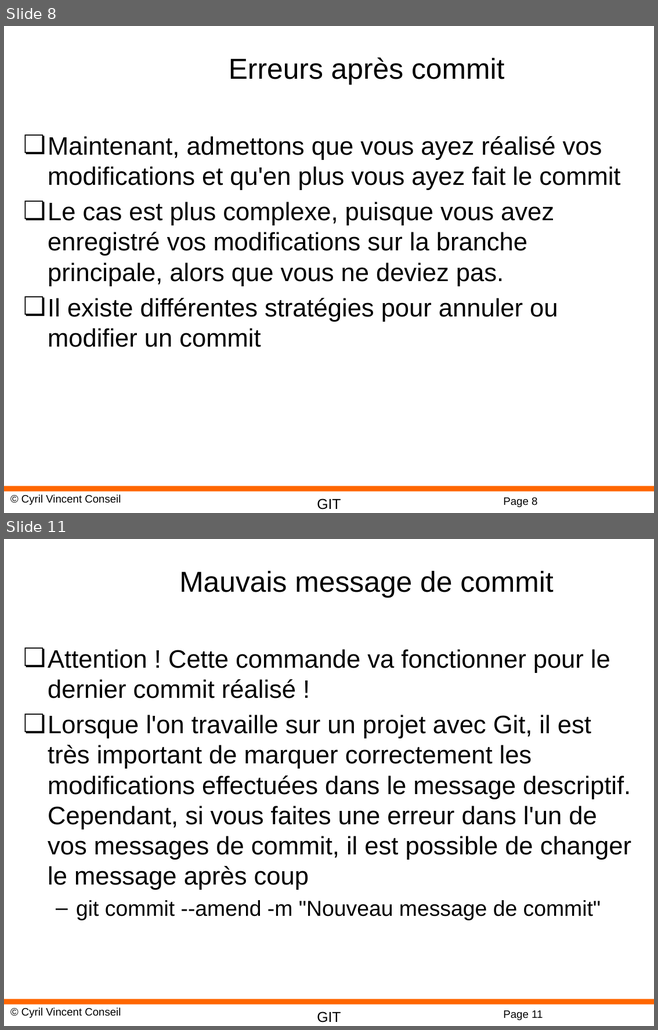
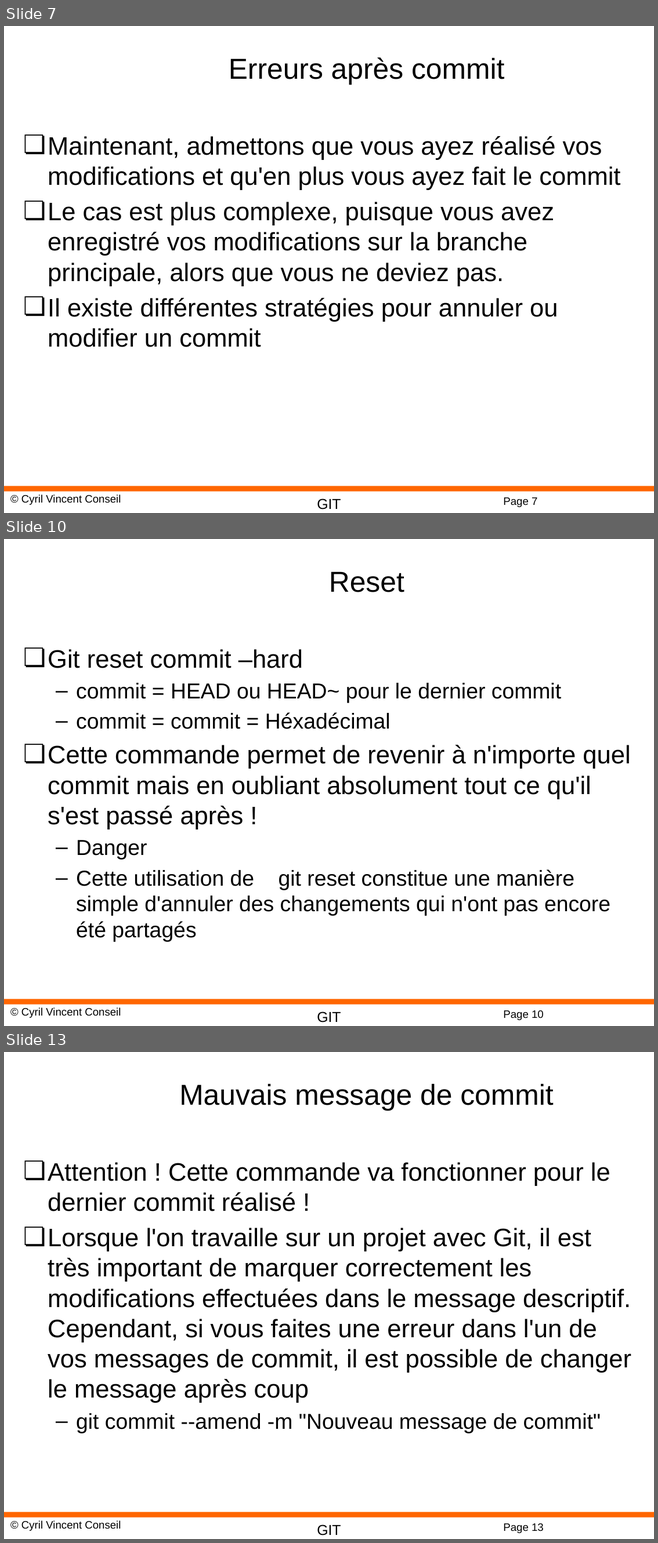
Before and after one commit to cyrilvincent/git, a slide deck: ppt/GIT05-Conflicts.pptx. Shown one above the other, each under a label of ours: slides 8 and 11 before the commit, slides 7, 10 and 13 after it; the slides between them are not shown. The pictures are 658x1030 and 658x1543 pixels, drawn with LibreOffice and Linux fonts; fonts in the diff are those of the drawing; background and template pictures are left out. Boxes give left, top, right and bottom in pixels: in the first picture for what was removed or moved away, otherwise in the second. Text is boxed around its words. In the diff, an @@ line names an element or a change of style, - is before the commit and + after.

```diff
--- a/ppt/GIT05-Conflicts.pptx
+++ b/ppt/GIT05-Conflicts.pptx
@@ slide 10 added at (4, 539, 654, 1026), background #FFFFFF; not listed: 4 template elements that a slide beside it also shows @@
@@ title added at (329, 571, 404, 592), 32 pt, text #000000 @@
+Reset
@@ text added at (48, 649, 630, 942), 24 pt, text #000000 @@
+❏ Git reset commit –hard
+  – commit = HEAD ou HEAD~ pour le dernier commit
+  – commit = commit = Héxadécimal
+❏ Cette commande permet de revenir à n'importe quel commit mais en oubliant absolument tout ce qu'il s'est passé après !
+  – Danger
+  – Cette utilisation de git reset constitue une manière simple d'annuler des changements qui n'ont pas encore été partagés
@@ what was slide 8 is now slide 7 @@
@@ page number at (503, 498, 537, 507): text changed @@
-Page 8
+Page 7
@@ what was slide 11 is now slide 13 @@
@@ page number at (503, 1524, 543, 1533): text changed @@
-Page 11
+Page 13
```
Also in this commit, not shown: 3 slides changed, 7 other slides added, 1 other file.
